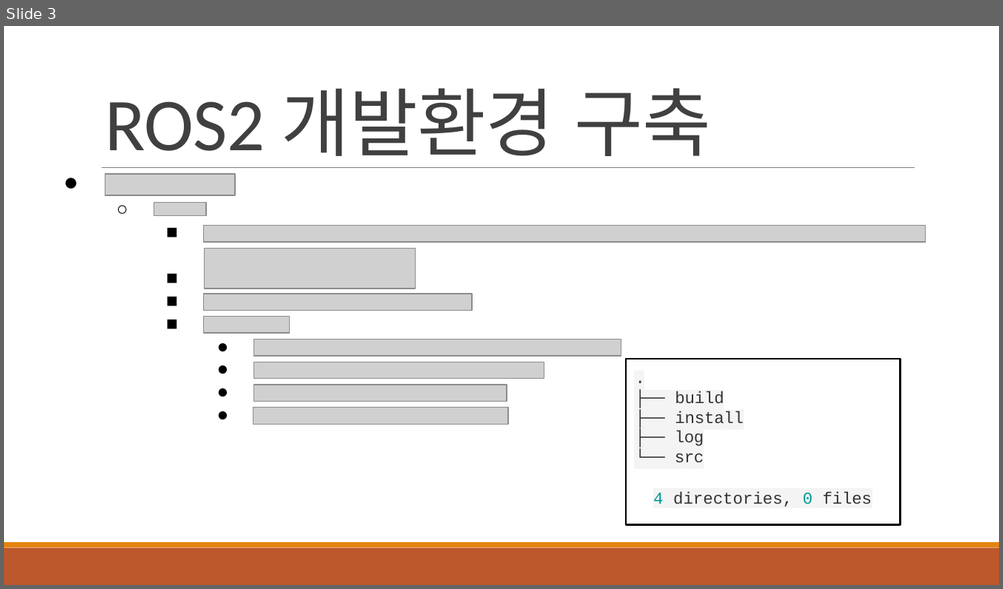
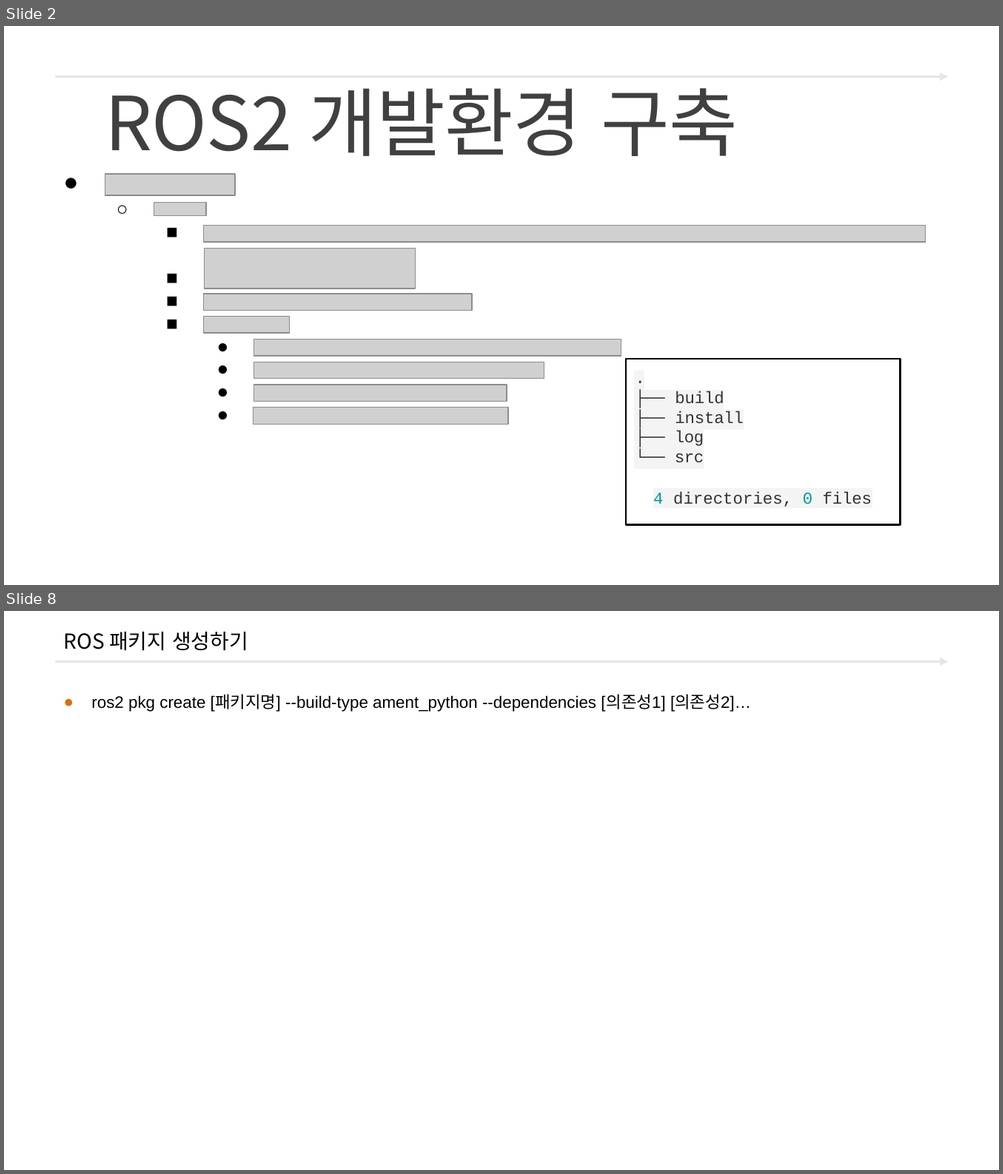
Before and after one commit to freshmea/ict_robot_dajung, a slide deck: pdf_ppt/3. ROS2/교안_ROS2 터틀봇_바인드소프트_2일차교욱.pptx. Shown one above the other, each under a label of ours: slide 3 before the commit, slides 2 and 8 after it; the slides between them are not shown. The pictures are 1003x589 and 1003x1174 pixels, drawn with LibreOffice and Linux fonts; fonts in the diff are those of the drawing; grey boxes stand for pictures; background and template pictures are left out. Boxes give left, top, right and bottom in pixels: in the first picture for what was removed or moved away, otherwise in the second. Text is boxed around its words. In the diff, an @@ line names an element or a change of style, - is before the commit and + after.

```diff
--- a/pdf_ppt/3. ROS2/교안_ROS2 터틀봇_바인드소프트_2일차교욱.pptx
+++ b/pdf_ppt/3. ROS2/교안_ROS2 터틀봇_바인드소프트_2일차교욱.pptx
@@ slide 8 added at box(4, 611, 999, 1170), background #FFFFFF; not listed: 1 template element that a slide beside it also shows @@
@@ title added at box(64, 632, 248, 651), 15 pt, text #000000 @@
+ROS 패키지 생성하기
@@ text added at box(91, 695, 751, 712), 12 pt, text #000000 @@
+● ros2 pkg create [패키지명] --build-type ament_python --dependencies [의존성1] [의존성2]…
@@ what was slide 3 is now slide 2 @@
@@ slide 2 changed as well @@
@@ arrow added from (55, 77) to (948, 77), #E6E6E6 1.5 pt @@
@@ text "ROS2 개발환경 구축" at box(105, 88, 738, 156): font Calibri to Noto Sans CJK KR @@
@@ line removed from (102, 168) to (914, 168) @@
@@ rectangle removed at box(4, 548, 999, 585) @@
@@ rectangle removed at box(4, 543, 999, 548) @@
```
Also in this commit, not shown: 7 other slides changed, 5 other slides added, 3 slides removed, 19 other files.
